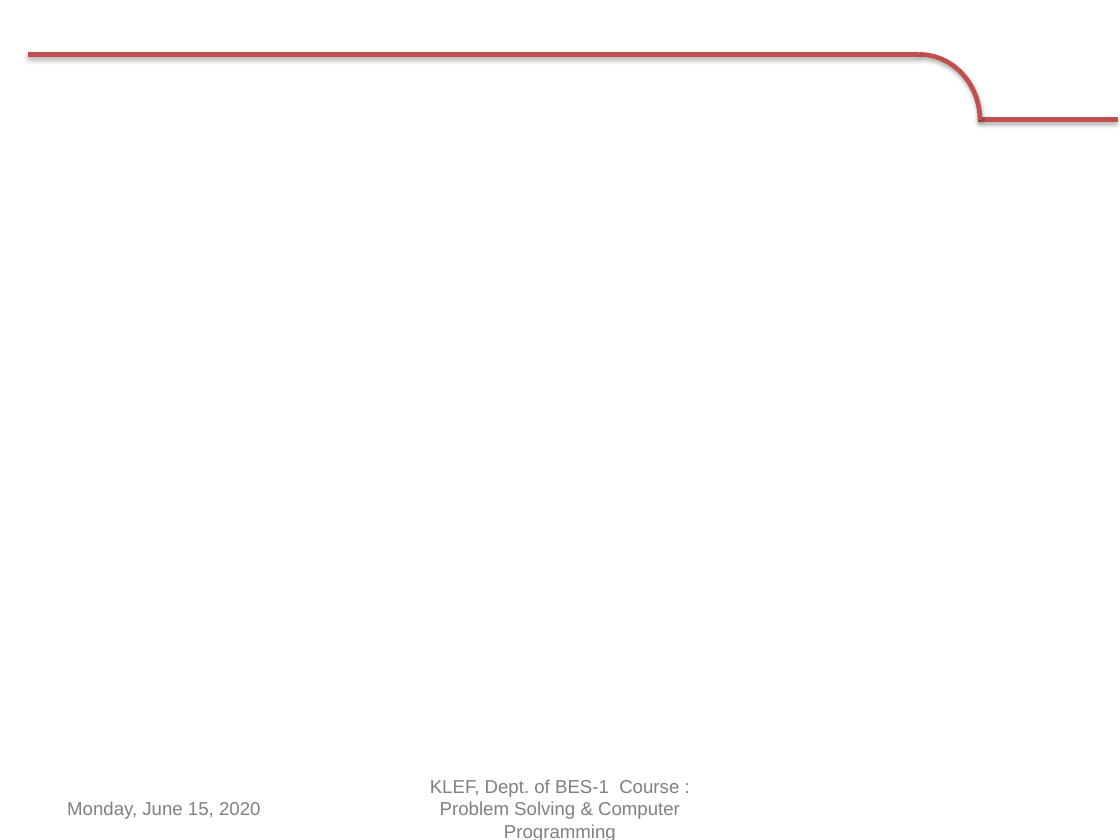
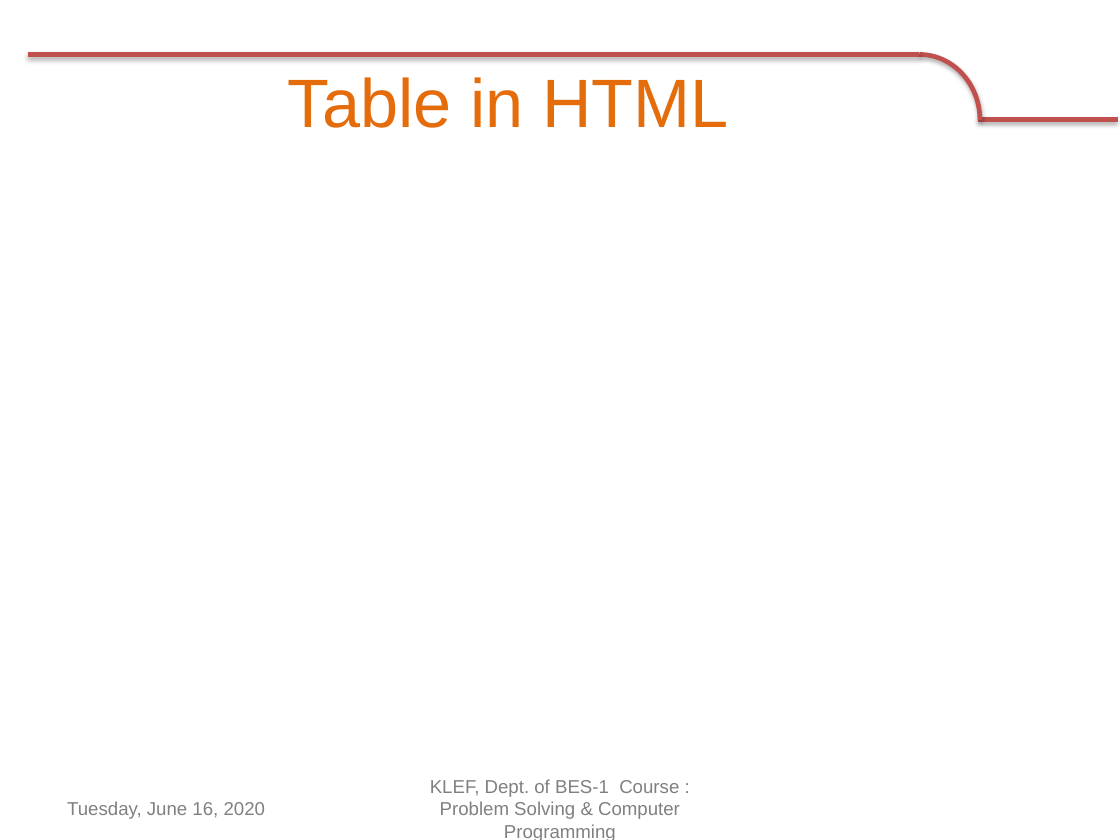
Before and after one commit to navbharti/https---github.com-navbharti-webdesign, a slide deck: slide 16 of html/ppt/day two.pptx (slide 7 before the commit). Drawn at 1120x840 pixels with LibreOffice and Linux fonts; fonts in the diff are those of the drawing; background and template pictures are left out. Boxes give left, top, right and bottom in pixels: in the first picture for what was removed or moved away, otherwise in the second. Text is boxed around its words. In the diff, an @@ line names an element or a change of style, - is before the commit and + after.

```diff
--- a/html/ppt/day two.pptx
+++ b/html/ppt/day two.pptx
@@ title added at [288, 77, 729, 128], 44 pt, text #E46C0A @@
+Table in HTML
@@ text at [67, 801, 265, 819]: text changed @@
-Monday, June 15, 2020
+Tuesday, June 16, 2020
```
Also in this commit, not shown: 6 other slides changed, 9 slides added, 2 other files.
